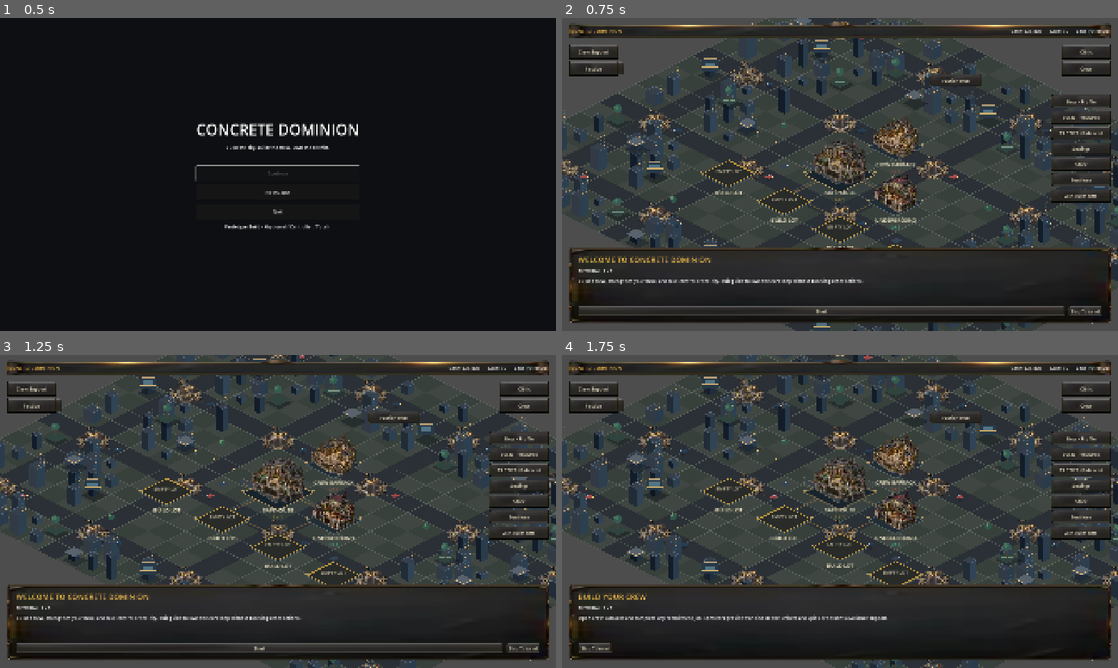
Above: before the commit, frames 1-4 (two rows, left to right).
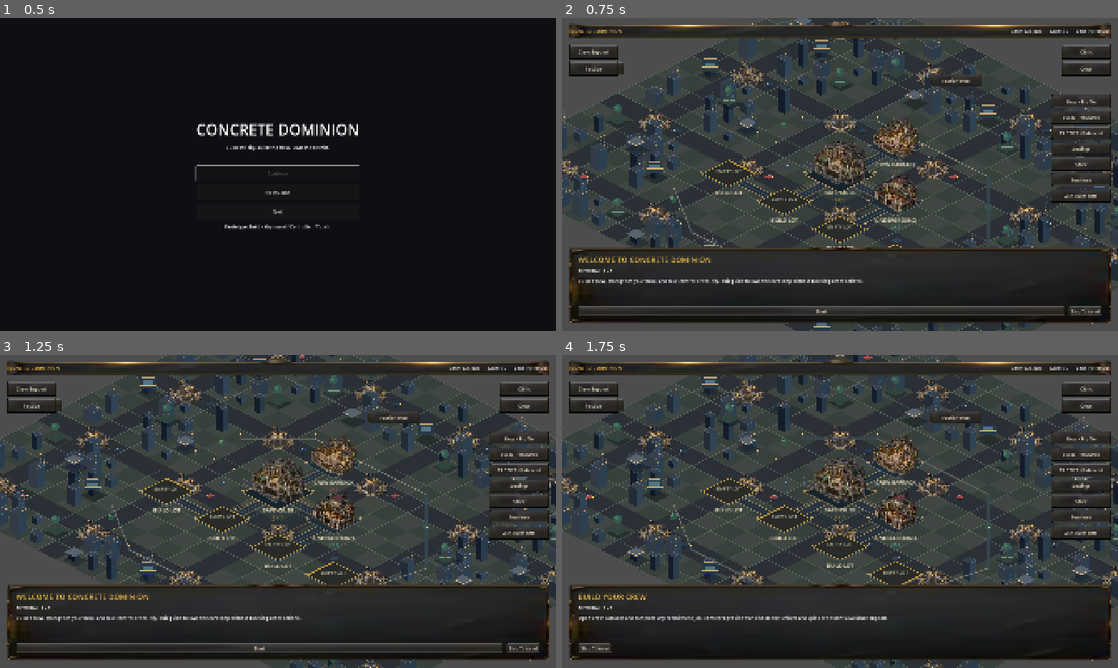
Above: after the commit, the same moments.

Repository: betasio/ConcreteDominion
Game: Godot game, scene res://scenes/core/Boot.tscn
The game is run twice, just before and just after one commit, with the same random seed, the same clock (stepped at 60 frames per second) and the same inputs.
Inputs:
- Up to frame 1 (0.5 s): no input
- Up to frame 2 (0.75 s): click "New Game" at 0.5 s
- Up to frame 3 (1.25 s): no input
- Up to frame 4 (1.75 s): click "Start" at 1.25 s

Frame 1 is identical in both runs. In frame 2, 0.3% of the frame differs, in the area x 20-77%, y 31-74%; in frame 3, 0.5%, in the area x 20-77%, y 24-74%; in frame 4, 0.4%.

Commit message:
Connect home turf properties with internal roads and illuminated open perimeter

Diff:
--- a/scripts/world/TurfGround.gd
+++ b/scripts/world/TurfGround.gd
@@ -19,6 +19,7 @@
 		Vector2i(10, 13), Vector2i(13, 13), Vector2i(7, 13),
 		Vector2i(16, 13)
 	]
+	_draw_compound_routes()
 	for cell in properties:
 		_draw_pad(city_map.iso_to_screen(cell), cell == Vector2i(10, 10))
 	# Distinct property boundaries and shared driveways frame the compound.
@@ -48,3 +49,46 @@
 func _draw_bollard(pos: Vector2) -> void:
 	draw_line(pos, pos + Vector2(0, -16), Color("#43505a"), 4.0)
 	draw_circle(pos + Vector2(0, -16), 3.0, Color("#e8ba72"))
+
+
+func _draw_compound_routes() -> void:
+	# Short paved internal links create a connected compound, not a grid of pads.
+	# Render below property foundations and all selectable buildings.
+	var routes: Array[PackedVector2Array] = [
+		PackedVector2Array([
+			city_map.iso_to_screen(Vector2i(10, 10)),
+			city_map.iso_to_screen(Vector2i(13, 10)),
+			city_map.iso_to_screen(Vector2i(13, 13))
+		]),
+		PackedVector2Array([
+			city_map.iso_to_screen(Vector2i(10, 10)),
+			city_map.iso_to_screen(Vector2i(10, 13)),
+			city_map.iso_to_screen(Vector2i(7, 13))
+		]),
+		PackedVector2Array([
+			city_map.iso_to_screen(Vector2i(10, 10)),
+			city_map.iso_to_screen(Vector2i(10, 7))
+		])
+	]
+	for points in routes:
+		draw_polyline(points, Color("#b19a70", 0.76), 25.0, true)
+		draw_polyline(points, Color("#25323e"), 20.0, true)
+		draw_polyline(points, Color("#69747a", 0.50), 1.5, true)
+
+	# Separate stone wall segments form an open perimeter; the west gate
+	# remains unobstructed and the compound stays reachable visually.
+	var perimeter: Array[Vector2i] = [
+		Vector2i(6, 8), Vector2i(7, 7), Vector2i(8, 6),
+		Vector2i(14, 6), Vector2i(16, 8), Vector2i(18, 10),
+		Vector2i(17, 15), Vector2i(15, 17), Vector2i(9, 17),
+		Vector2i(6, 15)
+	]
+	var outline := PackedVector2Array()
+	for cell in perimeter:
+		outline.append(city_map.iso_to_screen(cell))
+	draw_polyline(outline, Color("#384853", 0.82), 7.0, true)
+	draw_polyline(outline, Color("#d0ae72", 0.64), 2.0, true)
+	for index in range(0, outline.size(), 2):
+		var p: Vector2 = outline[index]
+		draw_line(p, p + Vector2(0, -14), Color("#43505d"), 5.0)
+		draw_circle(p + Vector2(0, -15), 3.0, Color("#ebc47e"))
